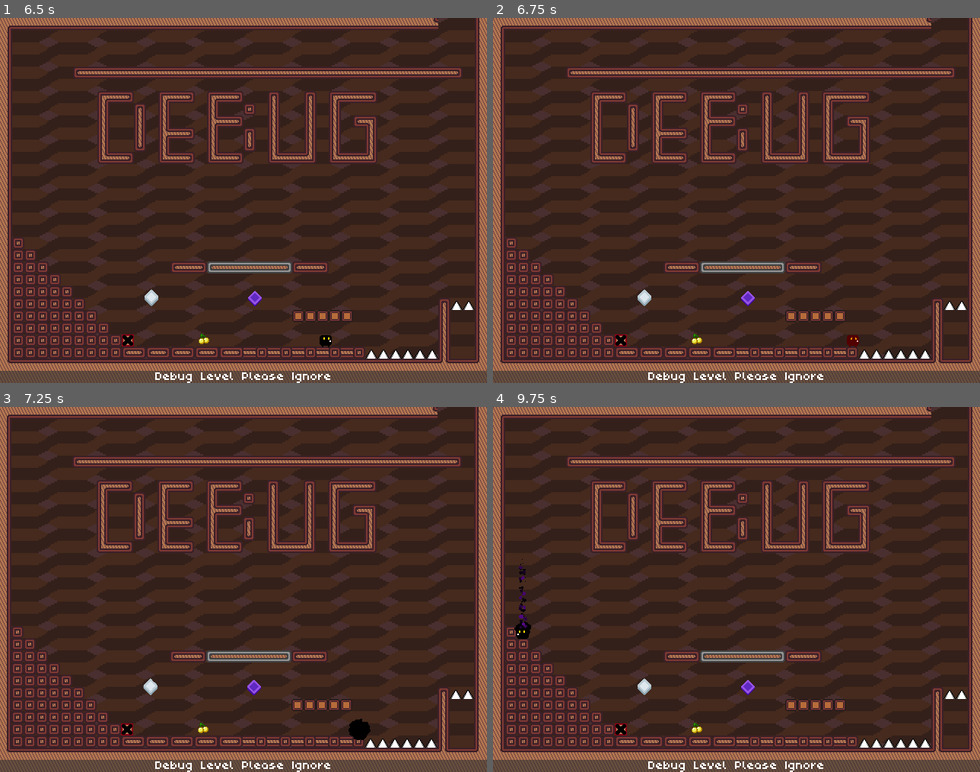
Above: before the commit, frames 1-4 (two rows, left to right).
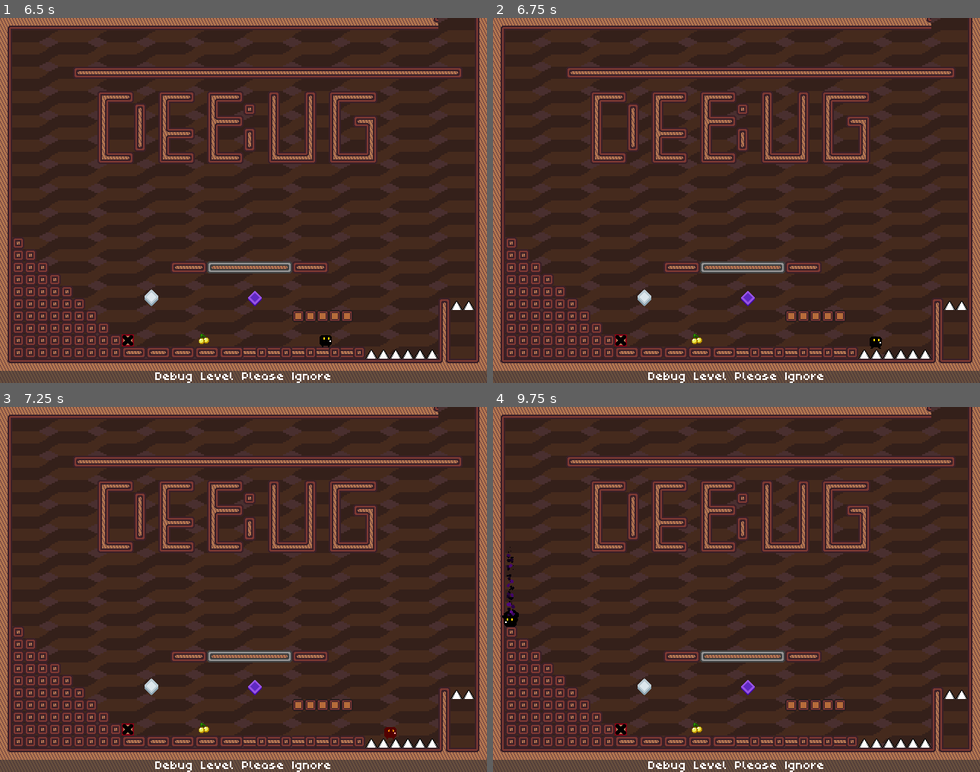
Above: after the commit, the same moments.

Repository: Team-Bunglon/phantom-striker
Game: Godot game, scene res://levels/level0.tscn
Two runs of this game, one before a commit and one after it. Both use one fixed random seed, a clock stepped at 60 frames per second and the inputs below. This scene is started directly instead of the project's main scene.
Inputs:
- Up to frame 1 (6.5 s): tap Enter at 0.5 s; hold S (crouch) 0.53-1.28 s; hold I (strike_up) 0.53-2.03 s; tap W (jump) at 0.77, 1.52, 3.02, 3.77, 4.52, 6.02 s; tap Space (start_game) at 1.35, 2.75, 2.85, 4.35, 5.85 s; hold S (crouch) 2.03-2.78 s; hold A (move_left) 2.03-3.53 s; tap R (restart) at 3.5 s; hold K (strike_down) 3.53-4.28 s; hold S (crouch) 3.53-4.28 s; hold D (move_right) 4.28-5.03 s; hold I (strike_up) 5.03-5.78 s; hold S (crouch) 5.03-5.78 s; hold D (move_right) from 5.78 s (still down)
- Up to frame 2 (6.75 s): keep holding D (move_right); hold S (crouch) from 6.53 s (still down)
- Up to frame 3 (7.25 s): keep holding D (move_right); keep holding S (crouch); tap W (jump) at 6.77 s
- Up to frame 4 (9.75 s): release S (crouch) at 7.28 s; tap Space (start_game) at 7.35, 8.85 s; tap W (jump) at 7.52, 9.02 s; release D (move_right) at 8.03 s; hold K (strike_down) 8.03-8.78 s; hold S (crouch) 8.03-8.78 s; hold A (move_left) 8.78-9.53 s; hold I (strike_up) from 9.53 s (still down); hold S (crouch) from 9.53 s (still down)

Frame 1 is identical in both runs. In frame 2, 0.1% of the frame differs, in the area x 72-80%, y 86-91%; in frame 3, 10%, in the area x 0-100%, y 0-100%; in frame 4, 0.5%.

Commit message:
Fix horrible spike collision

Diff:
--- a/assets/sprites/spikes.tres
+++ b/assets/sprites/spikes.tres
@@ -7,19 +7,19 @@
 0:0/0 = 0
 0:0/0/physics_layer_0/linear_velocity = Vector2(0, 0)
 0:0/0/physics_layer_0/angular_velocity = 0.0
-0:0/0/physics_layer_0/polygon_0/points = PackedVector2Array(-8, -8, 8, -8, 8, 8, -8, 8)
+0:0/0/physics_layer_0/polygon_0/points = PackedVector2Array(0, -3.75, 8, 8, -8, 8)
 1:0/0 = 0
 1:0/0/physics_layer_0/linear_velocity = Vector2(0, 0)
 1:0/0/physics_layer_0/angular_velocity = 0.0
-1:0/0/physics_layer_0/polygon_0/points = PackedVector2Array(-8, -8, 8, -8, 8, 8, -8, 8)
+1:0/0/physics_layer_0/polygon_0/points = PackedVector2Array(0, 3.75, 8, -8, -8, -8)
 2:0/0 = 0
 2:0/0/physics_layer_0/linear_velocity = Vector2(0, 0)
 2:0/0/physics_layer_0/angular_velocity = 0.0
-2:0/0/physics_layer_0/polygon_0/points = PackedVector2Array(-8, -8, 8, -8, 8, 8, -8, 8)
+2:0/0/physics_layer_0/polygon_0/points = PackedVector2Array(3.75, 0, -8, 8, -8, -8)
 3:0/0 = 0
 3:0/0/physics_layer_0/linear_velocity = Vector2(0, 0)
 3:0/0/physics_layer_0/angular_velocity = 0.0
-3:0/0/physics_layer_0/polygon_0/points = PackedVector2Array(-8, -8, 8, -8, 8, 8, -8, 8)
+3:0/0/physics_layer_0/polygon_0/points = PackedVector2Array(-3.75, 0, 8, 8, 8, -8)
 
 [resource]
 physics_layer_0/collision_layer = 9
